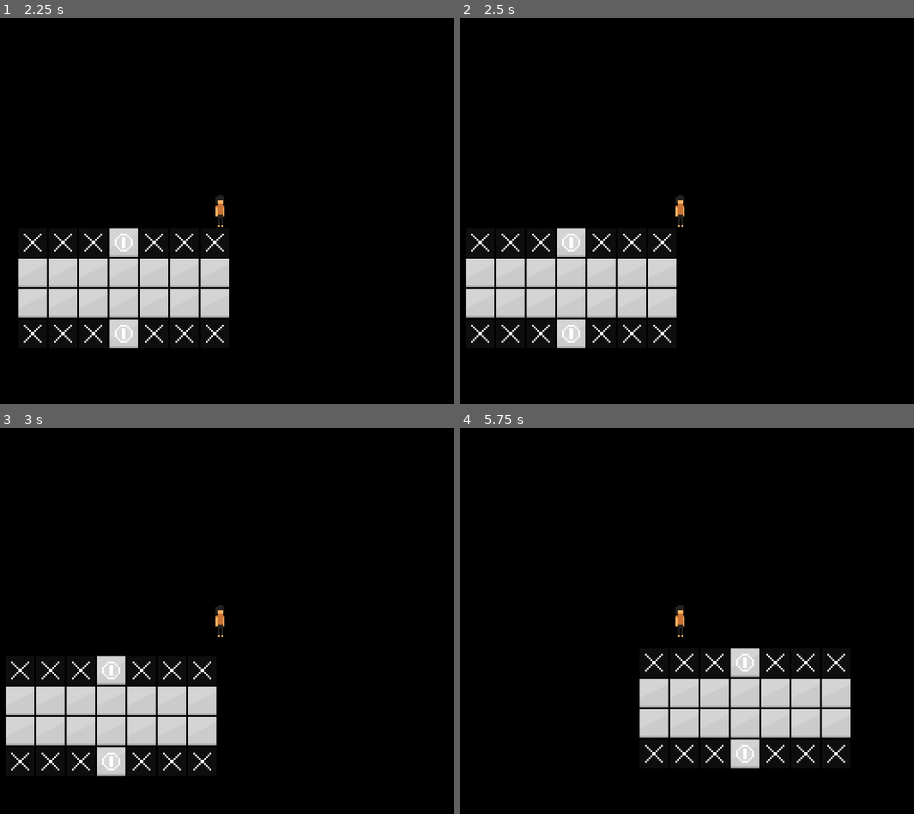
Above: before the commit, frames 1-4 (two rows, left to right).
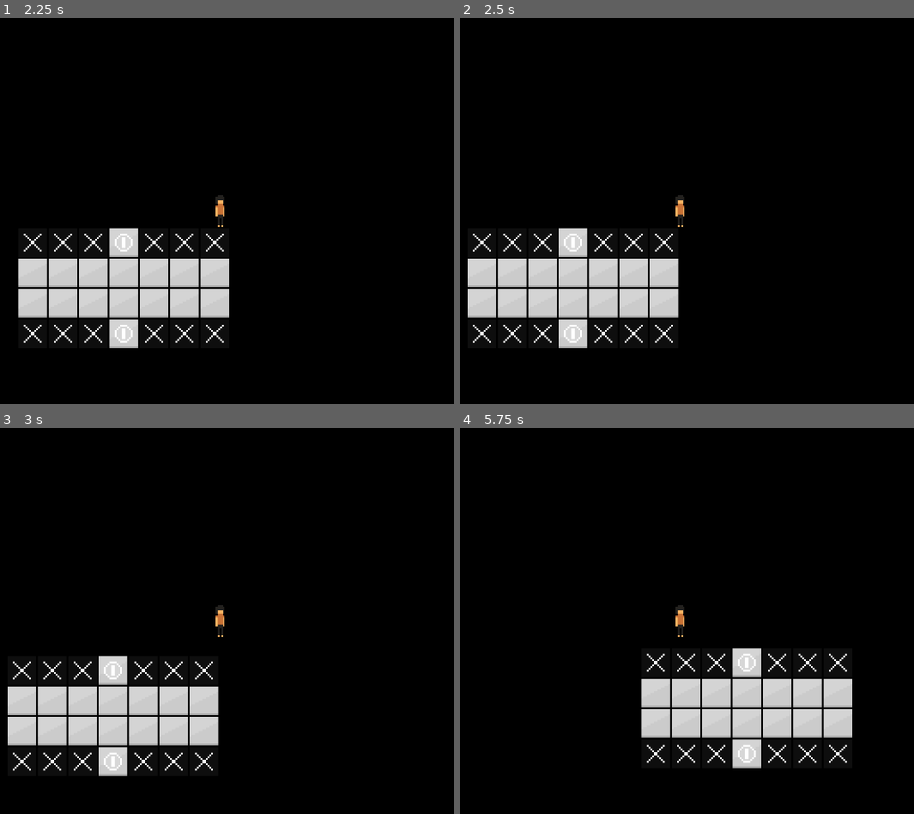
Above: after the commit, the same moments.

Repository: gaboslm/gamejam-2025
Game: Godot game, scene res://game.tscn
The game is run twice, just before and just after one commit, with the same random seed, the same clock (stepped at 60 frames per second) and the same inputs.
Inputs:
- Up to frame 1 (2.25 s): tap Enter at 0.5 s; hold D 0.53-1.28 s; hold Z 0.53-1.28 s; hold S 1.28-2.03 s; tap Z at 1.35 s; tap Space at 2 s; hold D from 2.03 s (still down); hold Z from 2.03 s (still down)
- Up to frame 2 (2.5 s): keep holding D; keep holding Z
- Up to frame 3 (3 s): tap Enter at 2.75 s; release D at 2.78 s; release Z at 2.78 s; hold W from 2.78 s (still down); tap Z at 2.85 s
- Up to frame 4 (5.75 s): release W at 3.53 s; hold Z 3.53-4.28 s; hold A 3.53-5.03 s; tap Z at 4.35 s; hold S from 5.03 s (still down); hold Z from 5.03 s (still down)

Frame 1 is identical in both runs. In frame 2, 2.2% of the frame differs, in the area x 1-49%, y 54-86%; in frame 3, 2.2%; in frame 4, 2.3%, in the area x 39-87%, y 57-89%.

Commit message:
Primeros puzzles

Diff:
--- a/dream.tscn
+++ b/dream.tscn
@@ -43,7 +43,7 @@
 shape = SubResource("RectangleShape2D_dhyxt")
 
 [node name="CollisionShape2D10" type="CollisionShape2D" parent="WorldC"]
-position = Vector2(777, -892)
+position = Vector2(774, -892)
 shape = SubResource("RectangleShape2D_dhyxt")
 
 [node name="CollisionShape2D5" type="CollisionShape2D" parent="WorldC"]
--- a/puzzle_grid.gd
+++ b/puzzle_grid.gd
@@ -10,8 +10,13 @@
 
 var grid := {}
 
+var is_inside := false
+var solved := false
+var starting_position := Vector2.ONE
+
 func _process(delta: float) -> void:
 	if !Engine.is_editor_hint():
+		game(delta)
 		return
 	var thing = preload("res://puzzle_tile.tscn")
 	var newprev = Vector2(width, height)
@@ -29,3 +34,45 @@
 				instance.position.y = y * 17 * 3
 				add_child(instance)
 				instance.owner = get_tree().edited_scene_root
+
+func game(delta: float) -> void:
+	var player: CharacterBody2D = $"../Player"
+	var in_y_bounds := player.position.y > position.y and player.position.y < position.y + height * 17 * 3
+	var in_x_bounds := player.position.x > position.x and player.position.x < position.x + width * 17 * 3
+
+	if !is_inside:
+		starting_position = player.position
+
+	if is_inside and !(in_x_bounds and in_y_bounds) and !solved:
+		puzzle_check()
+	elif is_inside and !solved:
+		var player_pos = player.global_position - global_position
+		var x = ((player_pos.x) as int / (17 * 3))
+		var y = ((player_pos.y + 17 * 1.5) as int / (17 * 3))
+		print(x, y)
+		var name := "tile_" + str(x) + "_" + str(y)
+		var node = get_node_or_null(name)
+		if node:
+			node.is_pressed = true
+
+
+	is_inside = in_x_bounds and in_y_bounds
+
+
+func puzzle_check():
+	var player: CharacterBody2D = $"../Player"
+	var failures = []
+	for child: PuzzleTile in self.get_children():
+		match child.symbol:
+			PuzzleTile.SYMBOLS.Start:
+				if !child.is_pressed:
+					failures.append(child)
+
+	if !failures.is_empty():
+		player.position = starting_position
+		for failure in failures:
+			failure.flash()
+		for child in self.get_children():
+			child.is_pressed = false
+	else:
+		solved = true
--- a/puzzle_tile.gd
+++ b/puzzle_tile.gd
@@ -1,5 +1,7 @@
 @tool
 extends Node2D
+
+class_name PuzzleTile
 
 enum SYMBOLS {
 	None,
@@ -10,13 +12,13 @@
 	End
 }
 
-var pressed := false
+var is_pressed := false
 
 @export
 var symbol := SYMBOLS.None
 
 func _process(delta: float) -> void:
-	if pressed:
+	if is_pressed:
 		$Sprite.texture = preload("res://assets/puzzlepressed.png")
 	else:
 		$Sprite.texture = preload("res://assets/puzzletile.png")
@@ -34,3 +36,7 @@
 			$Symbol.texture = preload("res://assets/start.png")
 		SYMBOLS.End:
 			$Symbol.texture = preload("res://assets/end.png")
+
+
+func flash():
+	$AnimationPlayer.play("flash")
--- a/puzzle_tile.tscn
+++ b/puzzle_tile.tscn
@@ -6,6 +6,43 @@
 
 [sub_resource type="RectangleShape2D" id="RectangleShape2D_42vx8"]
 size = Vector2(48, 48)
+
+[sub_resource type="Animation" id="Animation_42vx8"]
+resource_name = "flash"
+length = 2.0
+tracks/0/type = "value"
+tracks/0/imported = false
+tracks/0/enabled = true
+tracks/0/path = NodePath("Symbol:modulate")
+tracks/0/interp = 1
+tracks/0/loop_wrap = true
+tracks/0/keys = {
+"times": PackedFloat32Array(0, 0.433333, 0.9, 1.4, 1.93333),
+"transitions": PackedFloat32Array(1, 1, 1, 1, 1),
+"update": 0,
+"values": [Color(1, 1, 1, 1), Color(1, 0, 0, 1), Color(1, 1, 1, 1), Color(1, 0, 0, 1), Color(1, 1, 1, 1)]
+}
+
+[sub_resource type="Animation" id="Animation_ja016"]
+length = 0.001
+tracks/0/type = "value"
+tracks/0/imported = false
+tracks/0/enabled = true
+tracks/0/path = NodePath("Symbol:modulate")
+tracks/0/interp = 1
+tracks/0/loop_wrap = true
+tracks/0/keys = {
+"times": PackedFloat32Array(0),
+"transitions": PackedFloat32Array(1),
+"update": 0,
+"values": [Color(1, 1, 1, 1)]
+}
+
+[sub_resource type="AnimationLibrary" id="AnimationLibrary_cnic5"]
+_data = {
+&"RESET": SubResource("Animation_ja016"),
+&"flash": SubResource("Animation_42vx8")
+}
 
 [node name="PuzzleTile" type="Node2D"]
 script = ExtResource("1_7qxln")
@@ -26,3 +63,9 @@
 [node name="CollisionShape2D" type="CollisionShape2D" parent="StaticBody2D"]
 position = Vector2(24, 24)
 shape = SubResource("RectangleShape2D_42vx8")
+disabled = true
+
+[node name="AnimationPlayer" type="AnimationPlayer" parent="."]
+libraries = {
+&"": SubResource("AnimationLibrary_cnic5")
+}
Not shown: 1 places in puzzle_tile.tscn that only renumber resources
